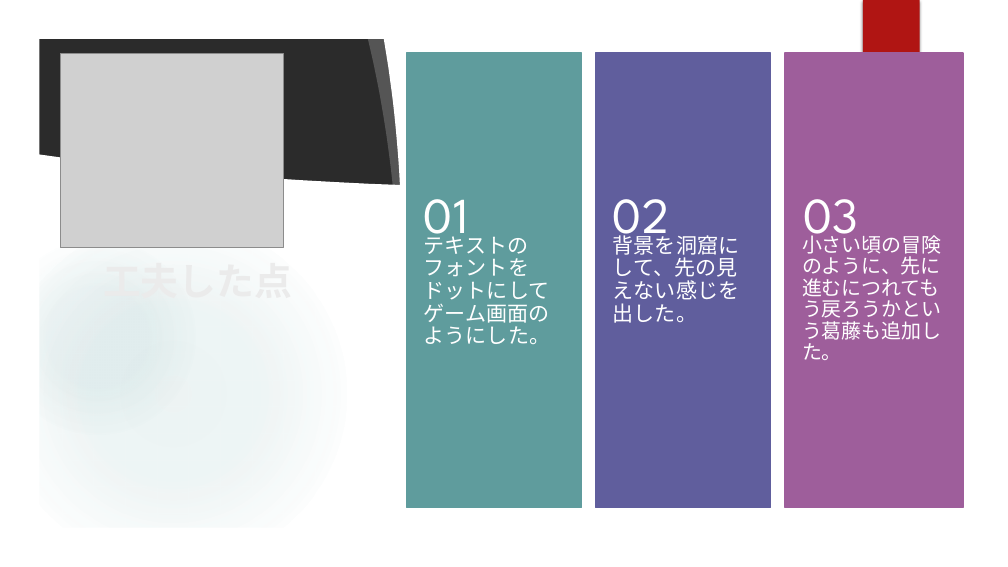
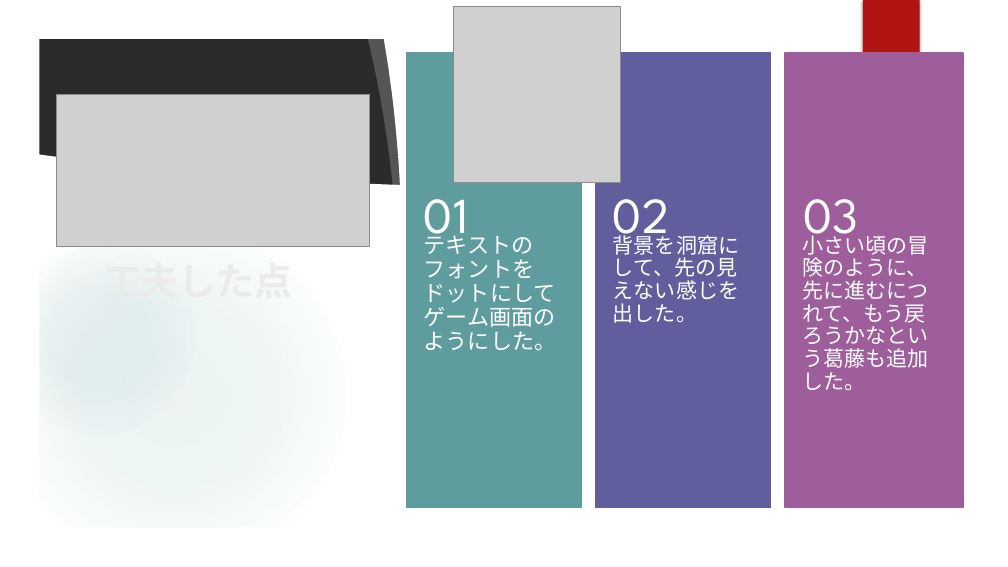
Before and after one commit to Haruto0922/flutterMock, a slide deck: slide 4 of プレゼン資料/ぱわぽ.pptx. Drawn at 1008x567 pixels with LibreOffice and Linux fonts; fonts in the diff are those of the drawing; grey boxes stand for pictures; background and template pictures are left out; a plain dark background stands for a picture behind light text. Boxes give left, top, right and bottom in pixels: in the first picture for what was removed or moved away, otherwise in the second. Text is boxed around its words. In the diff, an @@ line names an element or a change of style, - is before the commit and + after.

Commit message:
すぷらっしゅ画面の変更とテキストの訂正

```diff
--- a/プレゼン資料/ぱわぽ.pptx
+++ b/プレゼン資料/ぱわぽ.pptx
@@ picture added at <box>454,7,621,183</box> @@
@@ picture: place and size @@
-picture at <box>60,53,284,247</box>
+picture at <box>57,95,370,247</box>
@@ text "テキストのフォントをドットにしてゲーム画面のようにした。" at <box>424,231,556,351</box>: size 20 to 21 pt @@
@@ text at <box>802,232,928,390</box>: text changed; size 19 to 20 pt @@
-小さい頃の冒険のように、先に進むにつれてもう戻ろうかという葛藤も追加した。
+小さい頃の冒険のように、先に進むにつれて、もう戻ろうかなという葛藤も追加した。
```
Also in this commit, not shown: 4 other slides changed, 5 other files.
